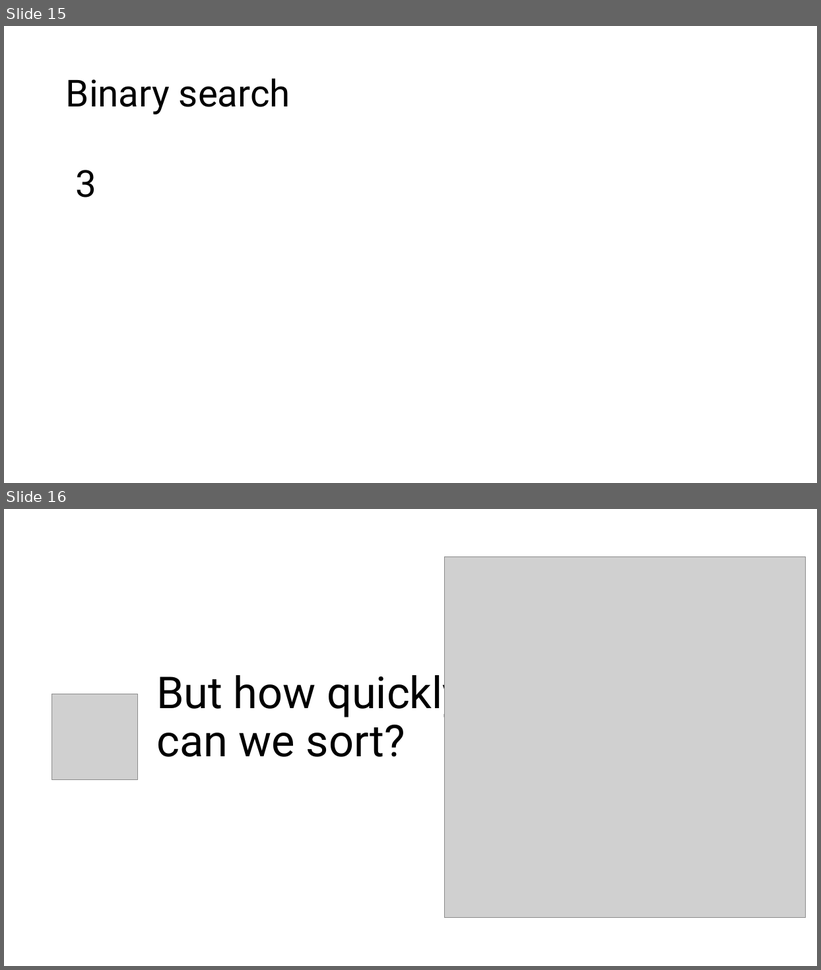
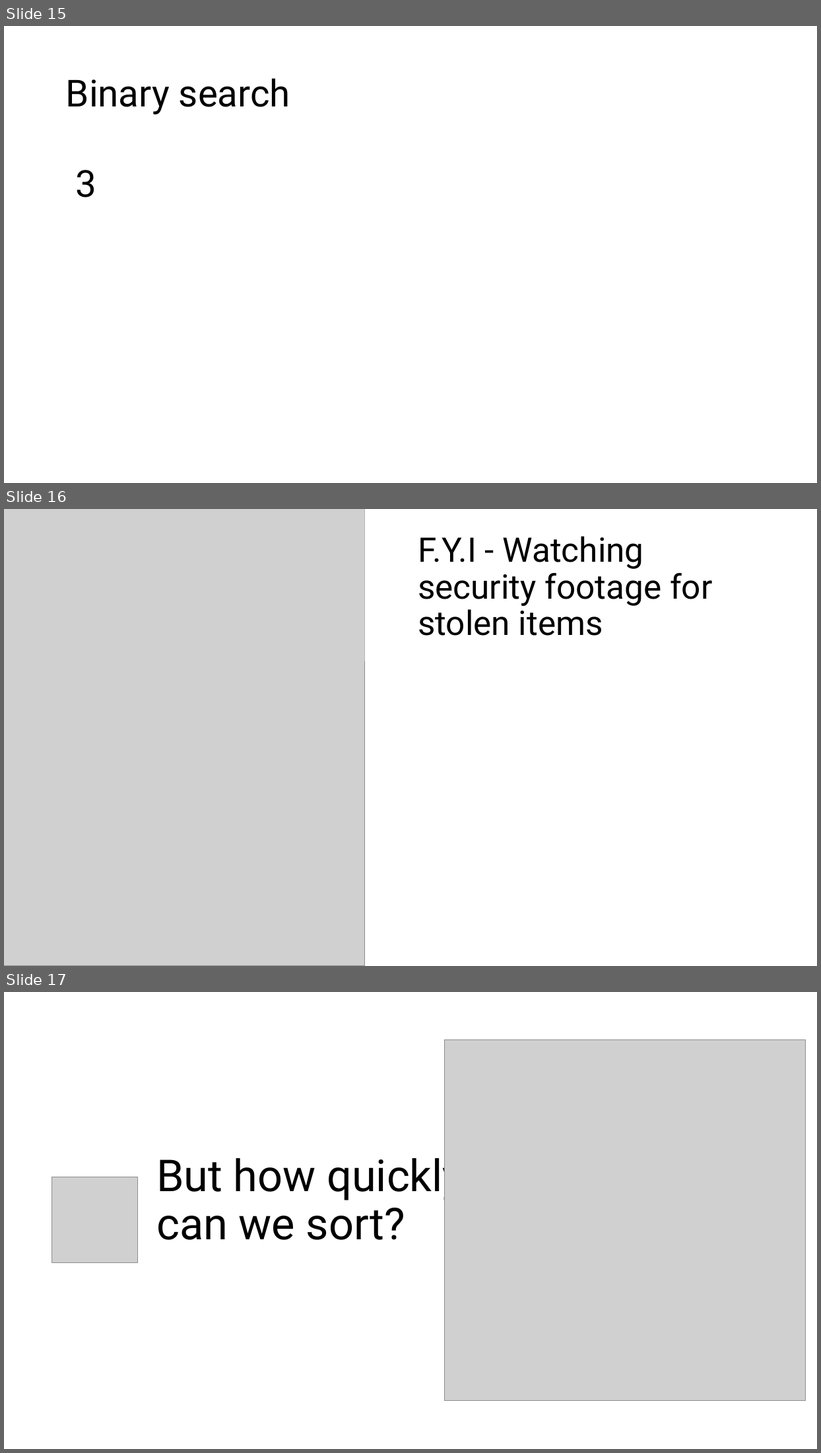
Before and after one commit to RobertNagy299/dsa-i-teaching, a slide deck: MyOwnPresentations/Sorting_Algorithms_VIII.pptx. Shown one above the other, each under a label of ours: slides 15 and 16 before the commit, slides 15, 16 and 17 after it. The pictures are 821x970 and 821x1453 pixels, drawn with LibreOffice and Linux fonts; fonts in the diff are those of the drawing; grey boxes stand for pictures. Boxes give left, top, right and bottom in pixels: in the first picture for what was removed or moved away, otherwise in the second. Text is boxed around its words. In the diff, an @@ line names an element or a change of style, - is before the commit and + after.

```diff
--- a/MyOwnPresentations/Sorting_Algorithms_VIII.pptx
+++ b/MyOwnPresentations/Sorting_Algorithms_VIII.pptx
@@ slide 16 added at [4,509,817,966], background #FFFFFF @@
@@ picture added at [4,509,365,966] @@
@@ rectangle added at [365,509,817,661], fill #FFFFFF @@
@@ title added at [418,536,712,636], 40 pt, text #000000 @@
+F.Y.I - Watching security footage for stolen items
@@ what was slide 16 is now slide 17 @@
```
Also in this commit, not shown: 2 slides removed, 5 other files.
